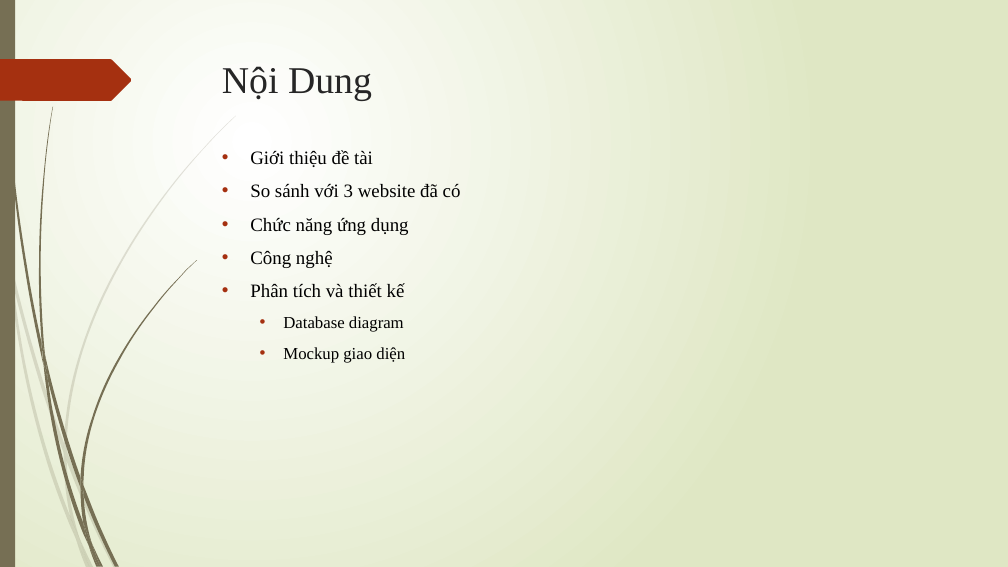
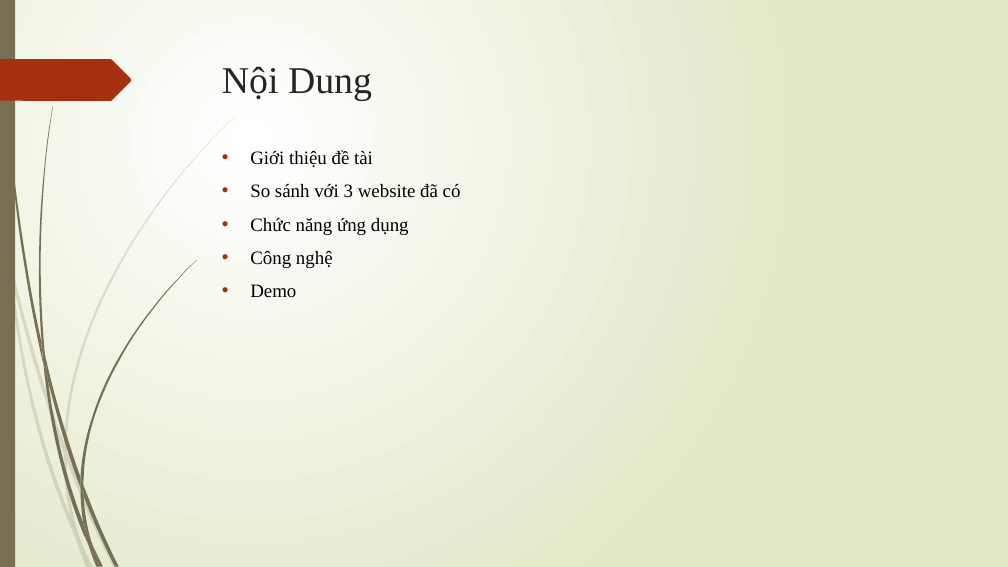
Before and after one commit to truongminhloi/DA3, a slide deck: slide 2 of DA3.pptx. Drawn at 1008x567 pixels with LibreOffice and Linux fonts; fonts in the diff are those of the drawing. Boxes give left, top, right and bottom in pixels: in the first picture for what was removed or moved away, otherwise in the second. Text is boxed around its words. In the diff, an @@ line names an element or a change of style, - is before the commit and + after.

```diff
--- a/DA3.pptx
+++ b/DA3.pptx
@@ text at (250,284,296,298): text changed; size 16 to 18 pt @@
-• Phân tích và thiết kế
-  • Database diagram
-  • Mockup giao diện
+• Demo
```
Also in this commit, not shown: 2 other slides changed, 1 slide added, 3 slides removed.
